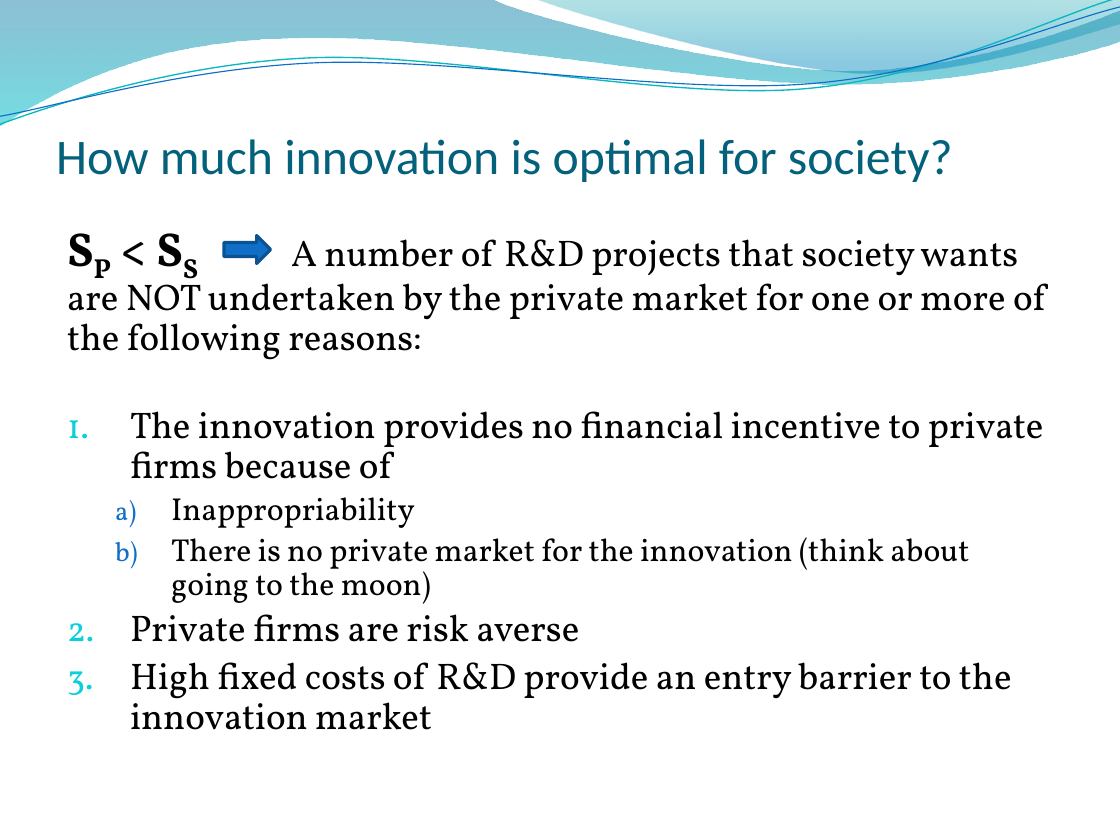
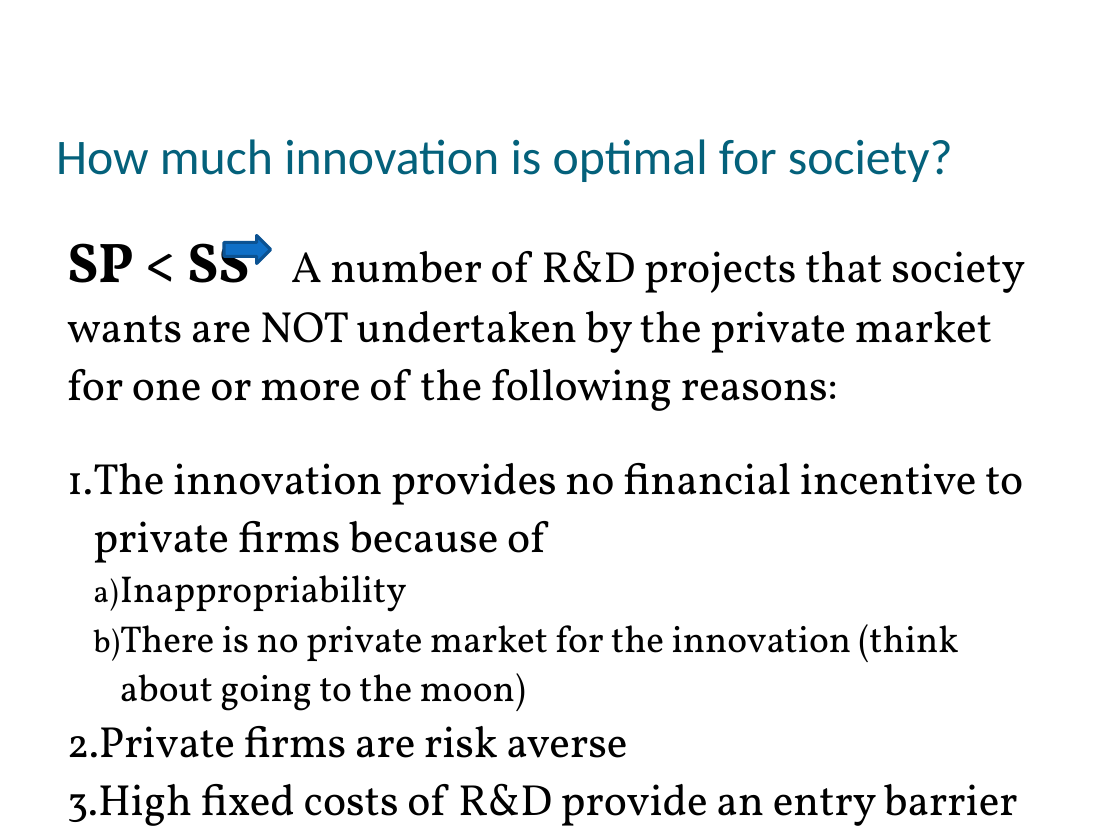
Before and after one commit to muff1nman/ClassNotes, a slide deck: slide 6 of Econ/PPT/S13_Lecture_4.pptx. Drawn at 1120x840 pixels with LibreOffice and Linux fonts; fonts in the diff are those of the drawing; background and template pictures are left out. Boxes give left, top, right and bottom in pixels: in the first picture for what was removed or moved away, otherwise in the second. Text is boxed around its words. In the diff, an @@ line names an element or a change of style, - is before the commit and + after.

```diff
--- a/Econ/PPT/S13_Lecture_4.pptx
+++ b/Econ/PPT/S13_Lecture_4.pptx
@@ freeform shape removed at bbox=[0, 0, 1120, 127] @@
@@ freeform shape removed at bbox=[0, 0, 1120, 131] @@
@@ freeform shape removed at bbox=[0, 7, 1120, 125] @@
@@ freeform shape removed at bbox=[536, 0, 1120, 77] @@
@@ text "SP < SS A number ..." at bbox=[67, 241, 1025, 826]: size 30.6 to 36 pt in "SP < SS"; size 23.8 to 28 pt in "A number of R&D projects that society ...", "The innovation provides no financial incentive to ...", "Private firms are risk averse", "High fixed costs of R&D provide an ..."; now on the baseline in "SP SS"; size 20.4 to 24 pt in "Inappropriability", "There is no private market for the ..."; line spacing 0.9 to 1.1; less space between paragraphs; indent changed @@
@@ right arrow at bbox=[224, 235, 271, 263]: outline #0B5292 2 pt to #0B5292 2.01 pt; proportions changed @@
```
Also in this commit, not shown: 16 other slides changed, 12 other files.
